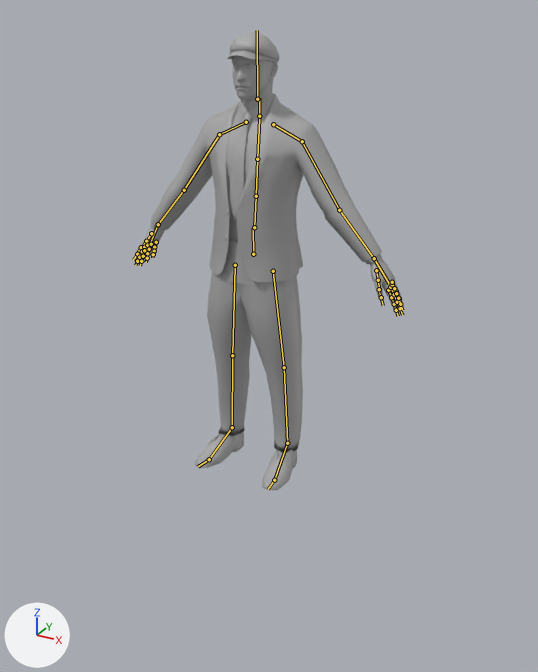
Before and after pictures for a commit that changed the FBX model Assets/Character/import/Man.fbx.
Before and after are seen from a 50 mm lens placed at (1.4, -2.41, 1.82), pointed at (0.04, 0.06, 0.58). Lighting does not change. The marker at lower left points along +X, +Y and +Z. The older version comes first. Both versions are drawn at the pose saved in each file; the numbers are the values there. The bones that change, and the others that lie on the model, are drawn over the model as lines.

Names of what the first picture shows: 'Man'.
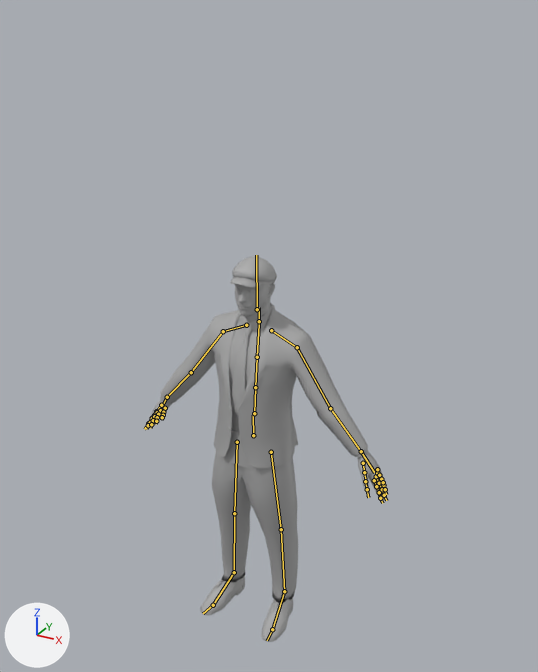
Commit message: [Fix] Man 모델링 14차 수정

The change in detail:
Bone 'mixamorig:Hips' (bone_mixamorig_hips) moves from (0.0, 1.5, 1.1) to (-0.4, -80.1, 1.7).

Boxes [x1, y1, x2, y2] around the edits, measured in the pictures (538 x 672 px):
'Man', posed (10% narrower, 16% shorter): before [136, 30, 403, 490]; after [147, 255, 387, 642]
bone 'mixamorig:Hips', root to tip: before (253, 254) to (253, 228); after (253, 435) to (253, 415)
